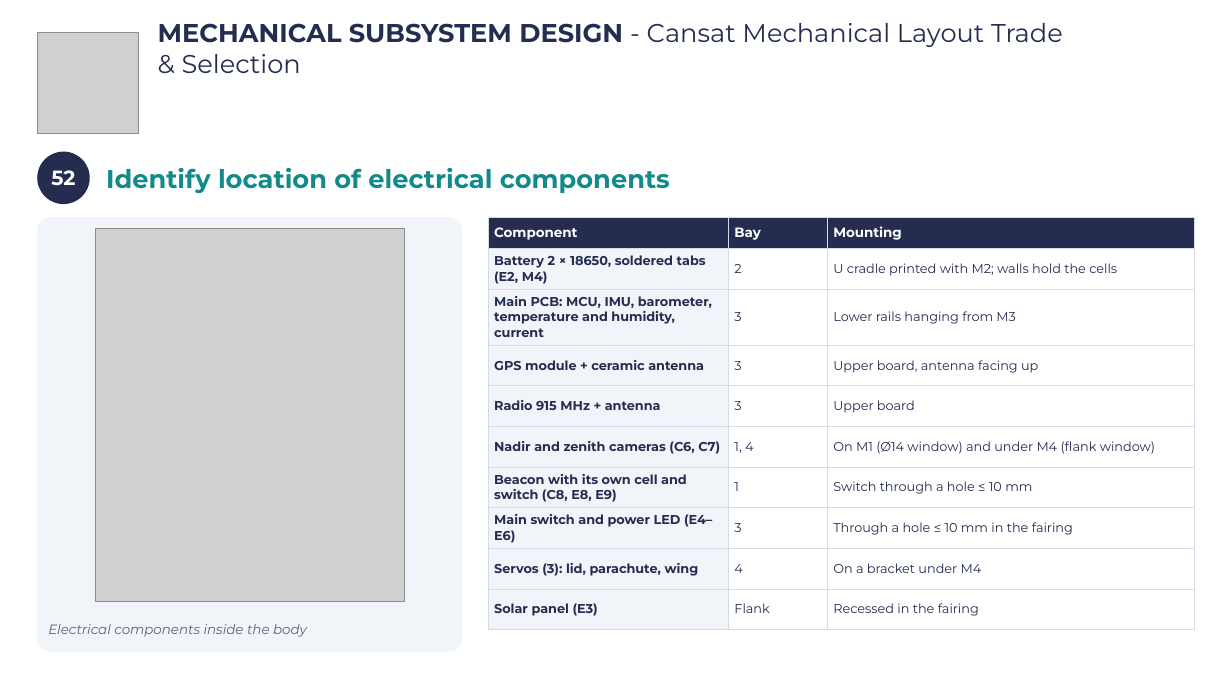
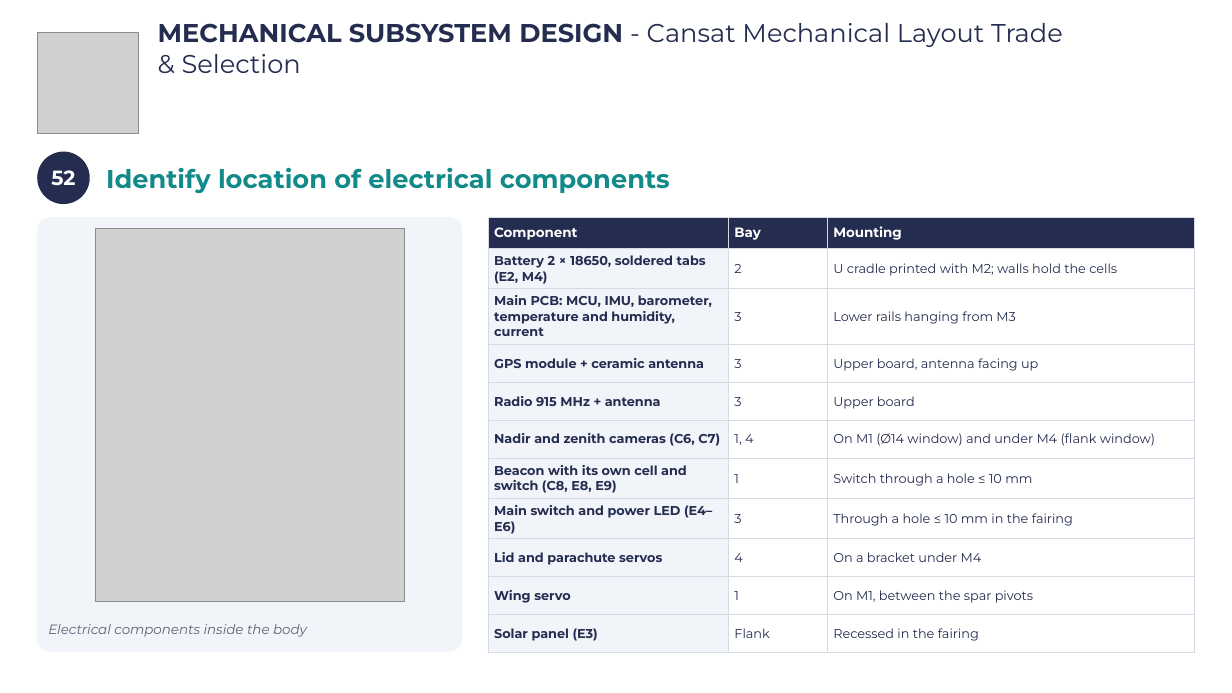
Before and after one commit to Caetano18/proyecto, a slide deck: slide 55 of cansat_pdr/laminas_plantilla/CanSat_PDR_Hermes_completo.pptx. Drawn at 1232x693 pixels with LibreOffice and Linux fonts; fonts in the diff are those of the drawing; grey boxes stand for pictures; background and template pictures are left out. Boxes give left, top, right and bottom in pixels: in the first picture for what was removed or moved away, otherwise in the second. Text is boxed around its words. In the diff, an @@ line names an element or a change of style, - is before the commit and + after.

```diff
--- a/cansat_pdr/laminas_plantilla/CanSat_PDR_Hermes_completo.pptx
+++ b/cansat_pdr/laminas_plantilla/CanSat_PDR_Hermes_completo.pptx
@@ table at (x1=488, y1=217, x2=1195, y2=645) @@
-row 9: Servos (3): lid, parachute, wing | 4 | On a bracket under M4
+row 9: Lid and parachute servos | 4 | On a bracket under M4
+row 10: Wing servo | 1 | On M1, between the spar pivots
```
Also in this commit, not shown: 13 other slides changed, 34 other files.
